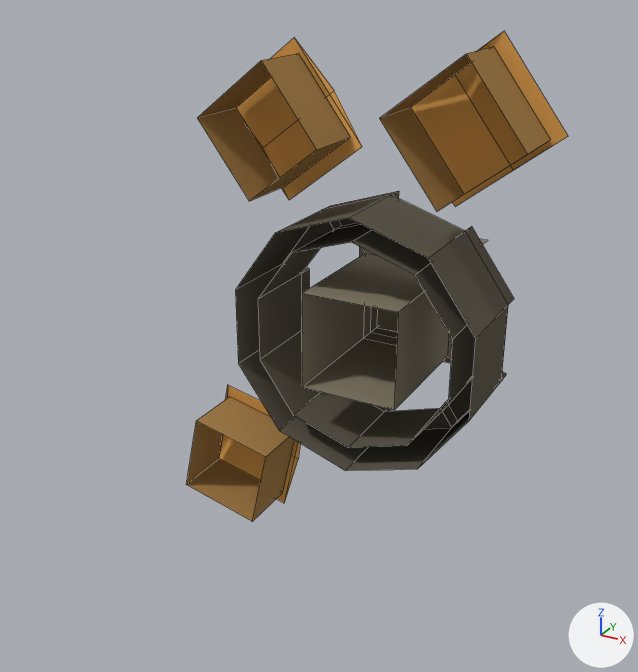
Before and after pictures for a commit that changed the Blender file Assets/Models/Town.blend.
The view is the same before and after, from a camera (50 mm lens) standing at (11.5, -22.4, 11.4) and looking at (-0.5, -0.6, 0.5). Lighting does not change. The marker at lower right points along +X, +Y and +Z. Mesh edges are drawn as thin lines.
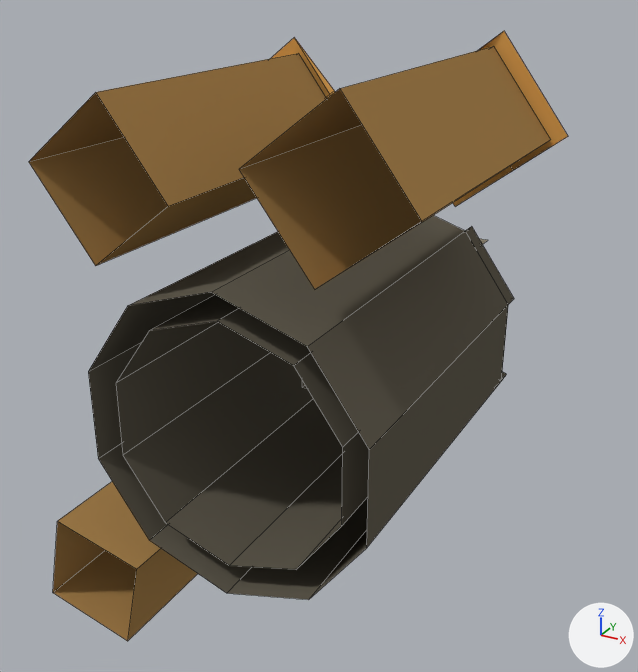
Commit message: Improve town placeholder model

The change, as a diff of the scene's bpy script:
```diff
--- a/Assets/Models/Town.blend.py
+++ b/Assets/Models/Town.blend.py
@@ me_cylinder @@
 # used by ob_cylinder; location = (0.0, 0.0, 0.0)
-me_cylinder.from_pydata(...)  # 195 vertices, 139 faces; spans x -6.8..7.7, y 0.0..6.8, z -8.3..9.3
+me_cylinder.from_pydata(...)  # 195 vertices, 139 faces; spans x -6.8..7.7, y -6.9..6.8, z -8.3..9.3
+# me_cylinder part 1: 32 of the vertices in x -6.5..5.3, y 0.0..0.2, z -7.8..8.9 are moved by (0.0, -7.0, 0.0)
 me_cylinder.materials.append(mat_material_001)
```

Where the change shows, as pixel boxes (x1, y1, x2, y2) in the pictures (638 x 672 px; the box of a moved part takes in the faces that stretch with it):
'Cylinder', reshaped (41% wider, 24% taller)
    before: (186, 31, 568, 521)
    after: (29, 31, 568, 641)
part 1 of me_cylinder, moved or reshaped
    before: (186, 53, 547, 521)
    after: (29, 53, 547, 641)
